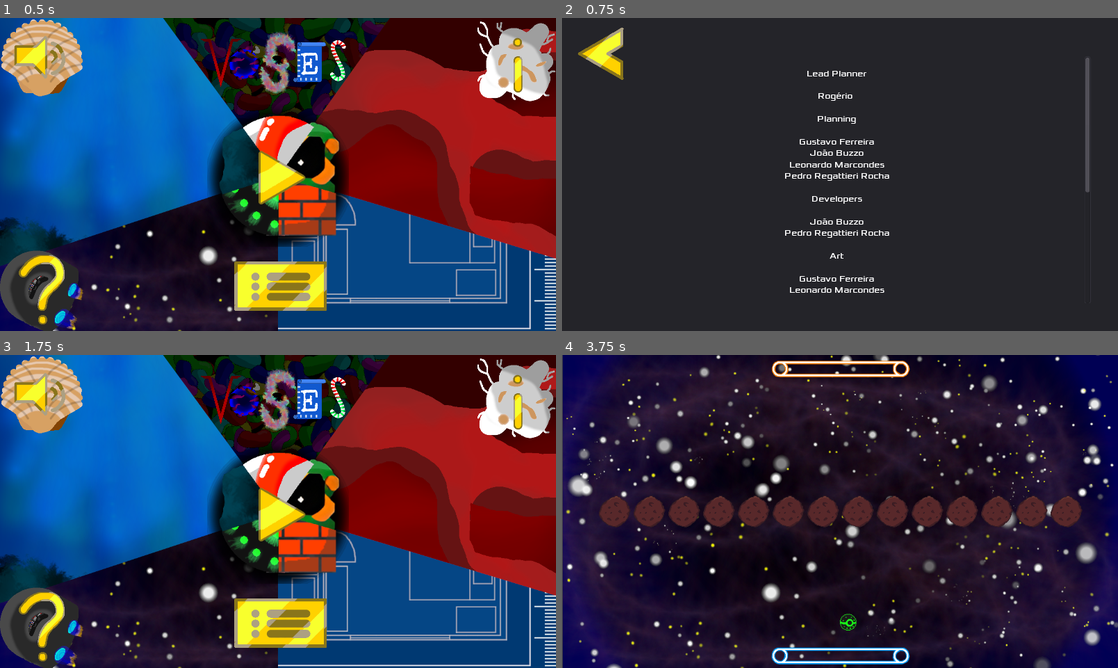
Above: before the commit, frames 1-4 (two rows, left to right).
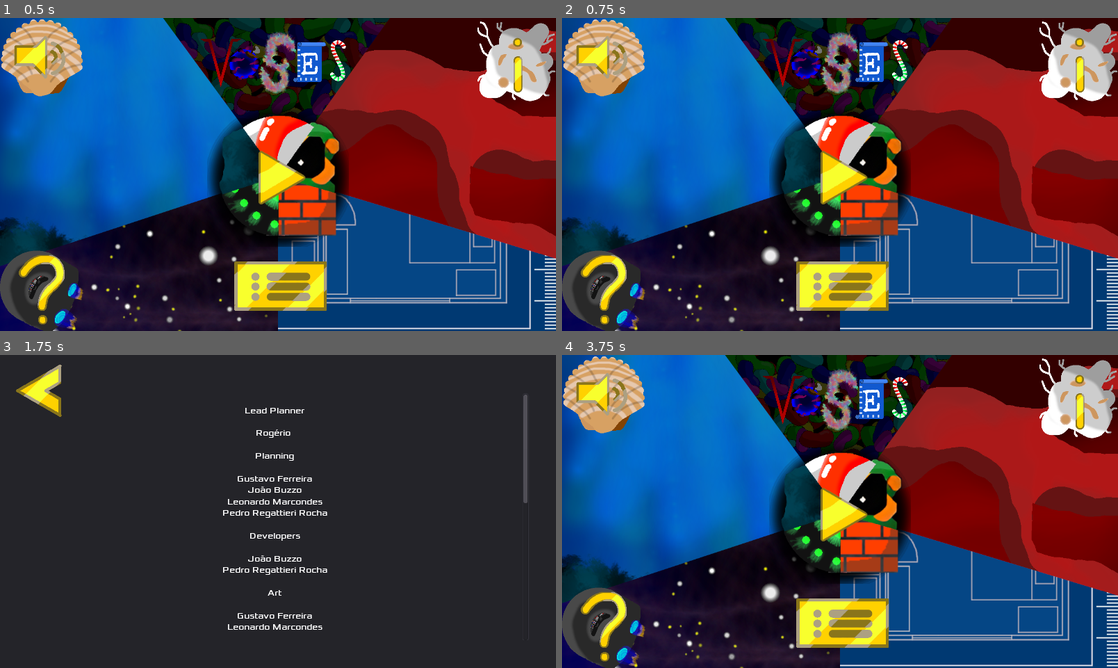
Above: after the commit, the same moments.

Repository: lswgamer/VOSES-Multiplayer
Game: Godot game, scene res://Scenes/MainMenu.tscn
The game is run twice, just before and just after one commit, with the same random seed, the same clock (stepped at 60 frames per second) and the same inputs. The engine's default icon, where the game draws it, is replaced by a stand-in: a white triangle on a blue panel in a dark square. Sound files missing from this copy of the repository are replaced by a short silence.
Inputs (mouse positions are in pixels of both pictures, inside the frame that each line leads up to):
- Up to frame 1 (0.5 s): no input
- Up to frame 2 (0.75 s): click (1079, 58) at 0.5 s
- Up to frame 3 (1.75 s): click (38, 389) at 1.27 s
- Up to frame 4 (3.75 s): click (600, 389) at 2.02 s; click (840, 624) at 2.75 s; click (684, 398) at 3.52 s

Frame 1 is identical in both runs. In frame 2, 93% of the frame differs, in the area x 0-100%, y 0-100%; in frame 3, 93%; in frame 4, 86%.

Commit message:
Multiple Bug Fixes
Also update Credits

Diff:
--- a/Breakout/Scenes/Credits.tscn
+++ b/Breakout/Scenes/Credits.tscn
@@ -55,6 +55,16 @@
 
 Hall of the Mountain King - Kevin MacLeod
 
+Amazing Plan - Kevin MacLeod
+
+(Loop) By the Sea - plasterbrain
+
+Goa Sounds - Riff_7_124 bpm - .Andre_Onate
+
+Sakura Girl - Candy
+
+organic metalic ambience - burning-mir
+
 Sound Effects
 
 Zero Level - waxxman
@@ -95,6 +105,16 @@
 
 Hall of the Mountain King - Kevin MacLeod
 
+Amazing Plan - Kevin MacLeod
+
+(Loop) By the Sea - plasterbrain
+
+Goa Sounds - Riff_7_124 bpm - .Andre_Onate
+
+Sakura Girl - Candy
+
+organic metalic ambience - burning-mir
+
 Sound Effects
 
 Zero Level - waxxman
@@ -124,4 +144,9 @@
 [node name="ButtonSFX" type="AudioStreamPlayer" parent="."]
 stream = ExtResource( 5 )
 
+[node name="Timer" type="Timer" parent="."]
+wait_time = 0.6
+one_shot = true
+
 [connection signal="pressed" from="Panel/ReturnButton" to="." method="_on_ReturnButton_pressed"]
+[connection signal="timeout" from="Timer" to="." method="_on_Timer_timeout"]
--- a/Breakout/Scenes/Level.tscn
+++ b/Breakout/Scenes/Level.tscn
@@ -17,9 +17,14 @@
 "name": "bg-0",
 "speed": 5.0
 }, {
-"frames": [ ExtResource( 6 ) ],
+"frames": [ ExtResource( 8 ) ],
 "loop": true,
-"name": "bg-5",
+"name": "bg-1",
+"speed": 5.0
+}, {
+"frames": [ ExtResource( 7 ) ],
+"loop": true,
+"name": "bg-2",
 "speed": 5.0
 }, {
 "frames": [ ExtResource( 2 ) ],
@@ -32,14 +37,9 @@
 "name": "bg-4",
 "speed": 5.0
 }, {
-"frames": [ ExtResource( 8 ) ],
+"frames": [ ExtResource( 6 ) ],
 "loop": true,
-"name": "bg-1",
-"speed": 5.0
-}, {
-"frames": [ ExtResource( 7 ) ],
-"loop": true,
-"name": "bg-2",
+"name": "bg-5",
 "speed": 5.0
 } ]
 
--- a/Breakout/Scenes/LevelSelect.tscn
+++ b/Breakout/Scenes/LevelSelect.tscn
@@ -48,4 +48,8 @@
 [node name="ButtonSFX" type="AudioStreamPlayer" parent="."]
 stream = ExtResource( 5 )
 
+[node name="Timer" type="Timer" parent="."]
+wait_time = 0.5
+
 [connection signal="pressed" from="TextureButton" to="." method="_on_TextureButton_pressed"]
+[connection signal="timeout" from="Timer" to="." method="_on_Timer_timeout"]
--- a/Breakout/Scenes/MainMenu.tscn
+++ b/Breakout/Scenes/MainMenu.tscn
@@ -88,8 +88,11 @@
 [node name="ButtonSFX" type="AudioStreamPlayer" parent="."]
 stream = ExtResource( 10 )
 
+[node name="Timer" type="Timer" parent="."]
+
 [connection signal="pressed" from="PlayButton" to="." method="_on_PlayButton_pressed"]
 [connection signal="pressed" from="CreditsButton" to="." method="_on_CreditsButton_pressed"]
 [connection signal="pressed" from="LevelSelectButton" to="." method="_on_LevelSelectButton_pressed"]
 [connection signal="pressed" from="SoundButton" to="." method="_on_SoundButton_pressed"]
 [connection signal="pressed" from="RulesButton" to="." method="_on_RulesButton_pressed"]
+[connection signal="timeout" from="Timer" to="." method="_on_Timer_timeout"]
--- a/Breakout/Scenes/Rules.tscn
+++ b/Breakout/Scenes/Rules.tscn
@@ -35,4 +35,7 @@
 [node name="ButtonSFX" type="AudioStreamPlayer" parent="."]
 stream = ExtResource( 5 )
 
+[node name="Timer" type="Timer" parent="."]
+
 [connection signal="pressed" from="ReturnButton" to="." method="_on_ReturnButton_pressed"]
+[connection signal="timeout" from="Timer" to="." method="_on_Timer_timeout"]
--- a/Breakout/Scripts/Credits.gd
+++ b/Breakout/Scripts/Credits.gd
@@ -12,11 +12,18 @@
 
 func _on_ReturnButton_pressed():
 	play_button_press()
-	Global.song_pos = $AudioStreamPlayer.get_playback_position()
-	get_tree().change_scene("res://Scenes/MainMenu.tscn")
+	$Timer.start()
+	yield($Timer, "timeout")
+
 
 func play_button_press():
+	$ButtonSFX.volume_db = -20
+	$ButtonSFX.seek(0.2)
 	$ButtonSFX.play()
-	$ButtonSFX.seek(0.2)
-	$ButtonSFX.volume_db = -20
-	yield(get_tree().create_timer(0.3), "timeout")
+	#yield(get_tree().create_timer(0.3), "timeout")
+
+
+func _on_Timer_timeout():
+	Global.song_pos = $AudioStreamPlayer.get_playback_position()
+# warning-ignore:return_value_discarded
+	get_tree().change_scene("res://Scenes/MainMenu.tscn")
--- a/Breakout/Scripts/DebugLevelSelect.gd
+++ b/Breakout/Scripts/DebugLevelSelect.gd
@@ -18,9 +18,9 @@
 
 
 func _on_TextureButton_pressed():
-	Global.song_pos = $AudioStreamPlayer.get_playback_position()
 	play_button_press()
-	get_tree().change_scene("res://Scenes/MainMenu.tscn")
+	$Timer.start()
+	yield($Timer, "timeout")
 
 func _process(_delta):
 	if Input.is_action_just_pressed("mute"):
@@ -28,7 +28,11 @@
 		$AudioStreamPlayer.playing = !Global.ismuted
 
 func play_button_press():
+	$ButtonSFX.volume_db = -20
+	$ButtonSFX.seek(0.2)
 	$ButtonSFX.play()
-	$ButtonSFX.seek(0.2)
-	$ButtonSFX.volume_db = -20
-	yield(get_tree().create_timer(0.2), "timeout")
+
+func _on_Timer_timeout():
+	Global.song_pos = $AudioStreamPlayer.get_playback_position()
+# warning-ignore:return_value_discarded
+	get_tree().change_scene("res://Scenes/MainMenu.tscn")
--- a/Breakout/Scripts/Level.gd
+++ b/Breakout/Scripts/Level.gd
@@ -33,7 +33,7 @@
 	BGM.playing = !Global.ismuted
 	old = chosen
 
-func _process(delta):
+func _process(_delta):
 		check_blocks()
 		if Input.is_action_just_pressed("mute"):
 			Global.ismuted = !Global.ismuted
@@ -61,18 +61,18 @@
 	else:
 		var path = "res://Assets/SFX/sfx-" + str(chosen) +".wav"
 		SFX.stream = load(path)
-		for i in range(10):
+		for _i in range(10):
 			yield(get_tree().create_timer(0.1), "timeout")
 			BGM.volume_db -= 10
 		path = "res://Assets/BGM/bgm-" + str(chosen) +".mp3"
 		BGM.stream = load(path)
 		BGM.play()
-		for i in range(10):
+		for _i in range(10):
 			yield(get_tree().create_timer(0.1), "timeout")
 			BGM.volume_db += 10
 
 #Randomly generate sprite number and sets animation for bar, ball and bg
-func choose_animation(nivel):
+func choose_animation(_nivel):
 	old = chosen
 	chosen = randi()%5 + 1
 	if randi()%100 < 2: #1% chance of sprite-0
@@ -90,7 +90,7 @@
 #Spawns block based on listLevel and call block group to set base animation
 func block_spawn(nivel):
 	lives += 1
-	print(lives)
+	#print(lives)
 	ball.speed = 200 + 100*log(2*nivel+10)
 	for i in range(5):
 		for j in range(14):
@@ -128,10 +128,11 @@
 	dialog.connect("confirmed", self, "menu_return")
 
 func menu_return():
+# warning-ignore:return_value_discarded
 	get_tree().change_scene("res://Scenes/MainMenu.tscn")
 
 #Stores level configuration from input file
 func level_load(file):
-	for i in range(64):
-		for j in range(5):
+	for _i in range(64):
+		for _j in range(5):
 			levelList.append(file.get_line().split(","))
--- a/Breakout/Scripts/LevelSelectButton.gd
+++ b/Breakout/Scripts/LevelSelectButton.gd
@@ -9,4 +9,5 @@
 
 func _on_LevelPreviewButton_pressed():
 	Global.starting_level = level
+# warning-ignore:return_value_discarded
 	get_tree().change_scene("res://Scenes/Level.tscn")
--- a/Breakout/Scripts/MainMenu.gd
+++ b/Breakout/Scripts/MainMenu.gd
@@ -1,4 +1,6 @@
 extends Control
+
+var path
 
 func _ready():
 	$AudioStreamPlayer.playing = !Global.ismuted
@@ -13,18 +15,22 @@
 func _on_PlayButton_pressed():
 	play_button_press()
 	Global.starting_level = 0
-	get_tree().change_scene("res://Scenes/Level.tscn")
+	path = "res://Scenes/Level.tscn"
+	$Timer.start()
+	yield($Timer, "timeout")
 
 
 func _on_CreditsButton_pressed():
 	play_button_press()
-	Global.song_pos = $AudioStreamPlayer.get_playback_position()
-	get_tree().change_scene("res://Scenes/Credits.tscn")
+	path = "res://Scenes/Credits.tscn"
+	$Timer.start()
+	yield($Timer, "timeout")
 
 func _on_LevelSelectButton_pressed(): #Opens a popup with the level select grid
 	play_button_press()
-	Global.song_pos = $AudioStreamPlayer.get_playback_position()
-	get_tree().change_scene("res://Scenes/LevelSelect.tscn")
+	path = "res://Scenes/LevelSelect.tscn"
+	$Timer.start()
+	yield($Timer, "timeout")
 
 func _on_SoundButton_pressed(): #Mutes/Unmutes the game, affects other screens
 	Global.ismuted = !Global.ismuted
@@ -34,13 +40,19 @@
 
 func _on_RulesButton_pressed():
 	play_button_press()
-	Global.song_pos = $AudioStreamPlayer.get_playback_position()
-	get_tree().change_scene("res://Scenes/Rules.tscn")
+	path = "res://Scenes/Rules.tscn"
+	$Timer.start()
+	yield($Timer, "timeout")
 
 
 func play_button_press():
+	$ButtonSFX.volume_db = -20
+	$ButtonSFX.seek(0.2)
 	$ButtonSFX.play()
-	$ButtonSFX.seek(0.2)
-	$ButtonSFX.volume_db = -20
-	yield(get_tree().create_timer(0.3), "timeout")
-	$ButtonSFX.stop()
+
+
+func _on_Timer_timeout():
+	if path != "res://Scenes/Level.tscn":
+		Global.song_pos = $AudioStreamPlayer.get_playback_position()
+# warning-ignore:return_value_discarded
+	get_tree().change_scene(path)
--- a/Breakout/Scripts/Rules.gd
+++ b/Breakout/Scripts/Rules.gd
@@ -11,12 +11,17 @@
 		$AudioStreamPlayer.playing = !Global.ismuted
 
 func _on_ReturnButton_pressed():
-	Global.song_pos = $AudioStreamPlayer.get_playback_position()
 	play_button_press()
-	get_tree().change_scene("res://Scenes/MainMenu.tscn")
+	$Timer.start()
+	yield($Timer, "timeout")
 
 func play_button_press():
+	$ButtonSFX.volume_db = -20
+	$ButtonSFX.seek(0.2)
 	$ButtonSFX.play()
-	$ButtonSFX.seek(0.2)
-	$ButtonSFX.volume_db = -20
-	yield(get_tree().create_timer(0.2), "timeout")
+
+
+func _on_Timer_timeout():
+	Global.song_pos = $AudioStreamPlayer.get_playback_position()
+# warning-ignore:return_value_discarded
+	get_tree().change_scene("res://Scenes/MainMenu.tscn")
